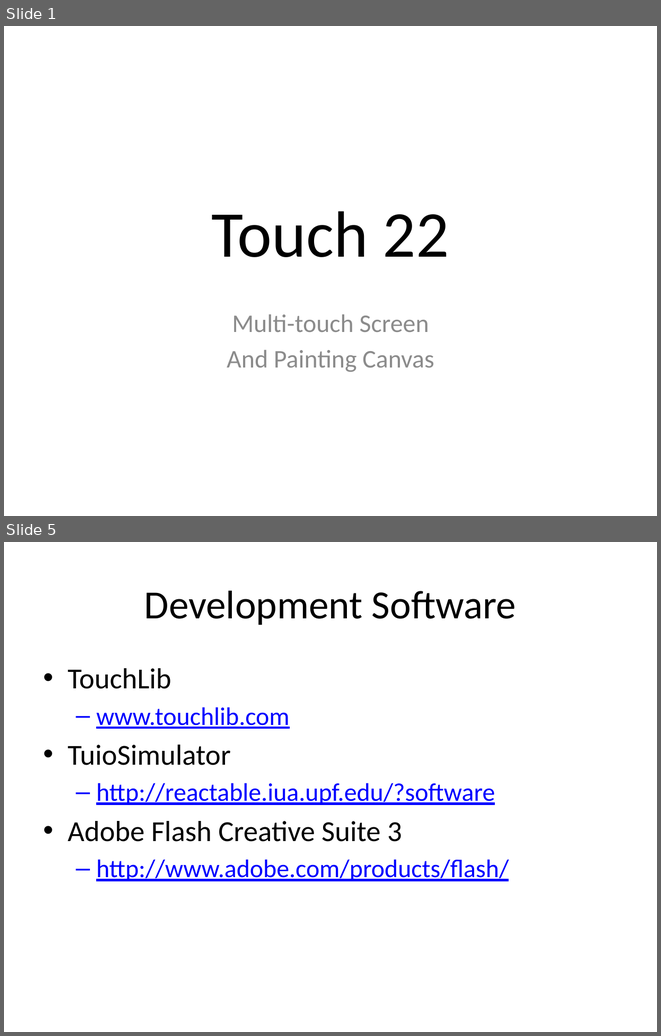
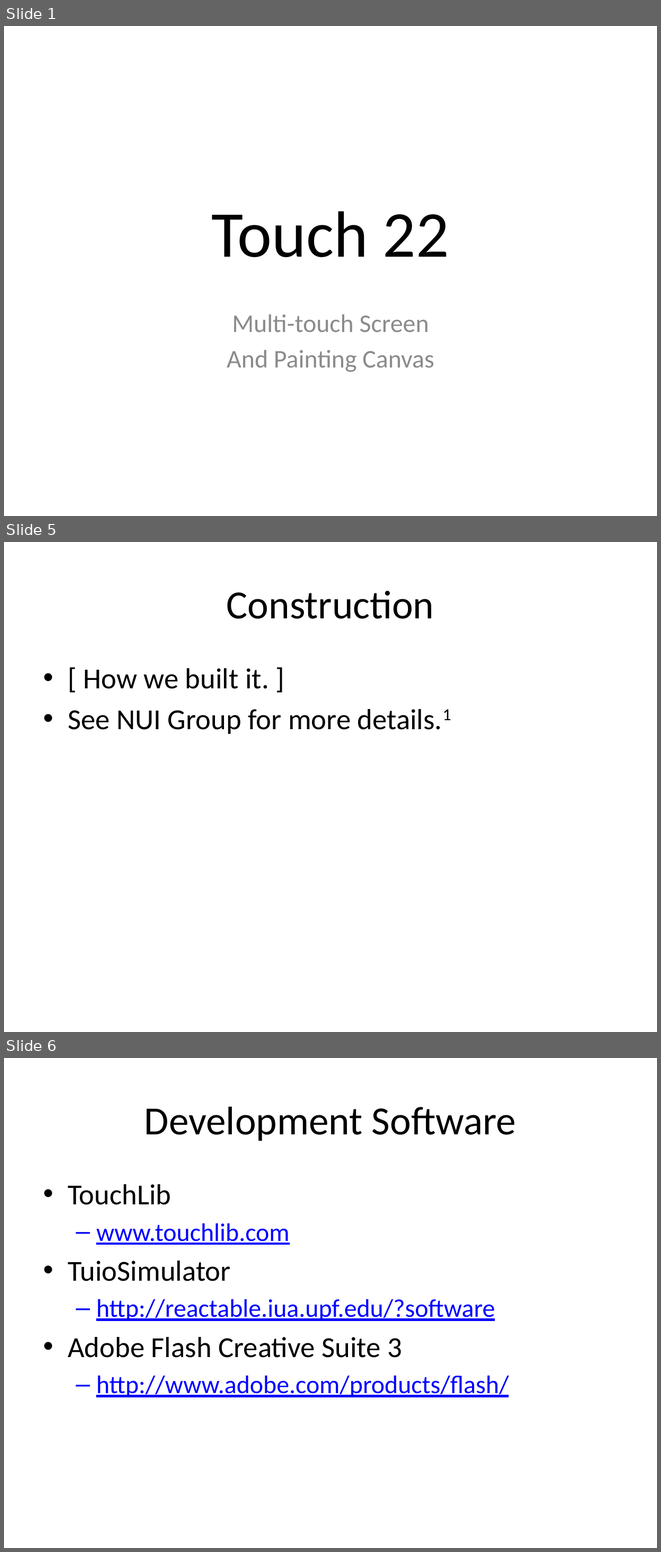
Before and after one commit to danomoseley/touch-22, a slide deck: Final Presentation.pptx. Shown one above the other, each under a label of ours: slides 1 and 5 before the commit, slides 1, 5 and 6 after it; the slides between them are not shown. The pictures are 661x1036 and 661x1552 pixels, drawn with LibreOffice and Linux fonts; fonts in the diff are those of the drawing. Boxes give left, top, right and bottom in pixels: in the first picture for what was removed or moved away, otherwise in the second. Text is boxed around its words. In the diff, an @@ line names an element or a change of style, - is before the commit and + after.

```diff
--- a/Final Presentation.pptx
+++ b/Final Presentation.pptx
@@ slide 5 added at <box>4,542,657,1032</box>, background #FFFFFF @@
@@ title added at <box>227,591,434,619</box>, 44 pt, text #000000 @@
+Construction
@@ text added at <box>68,668,451,734</box>, 32 pt, text #000000 @@
+• [ How we built it. ]
+• See NUI Group for more details.1
@@ what was slide 5 is now slide 6 @@
```
Also in this commit, not shown: 4 slides changed.
